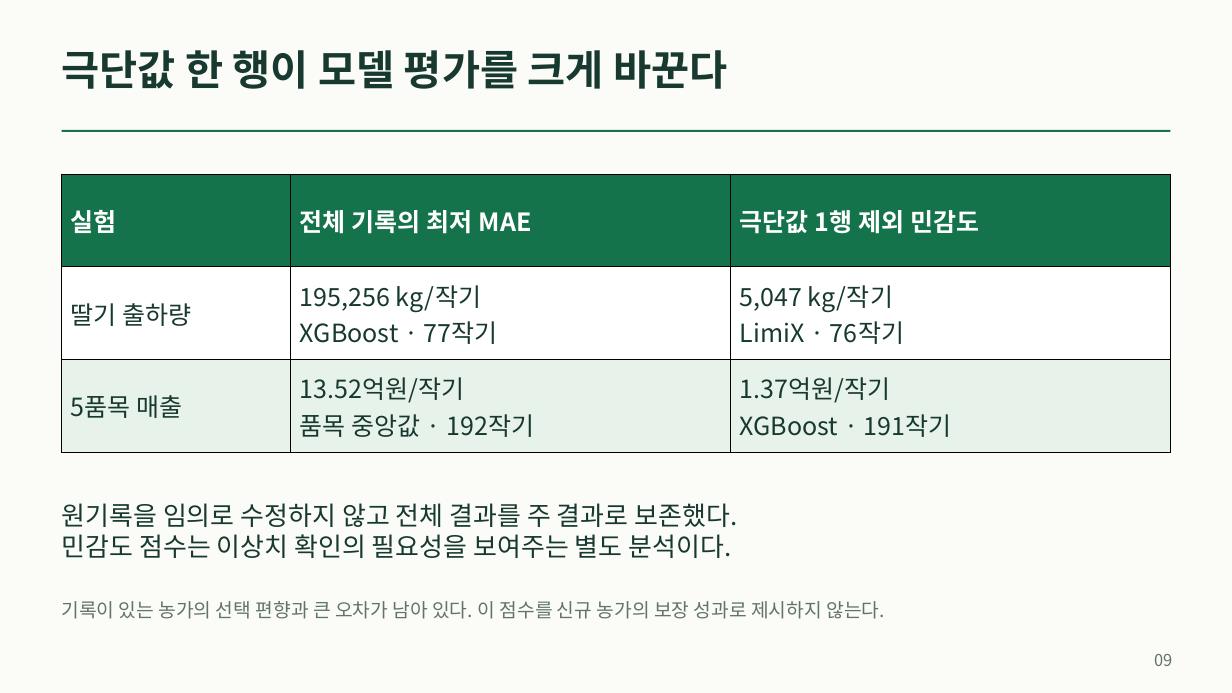
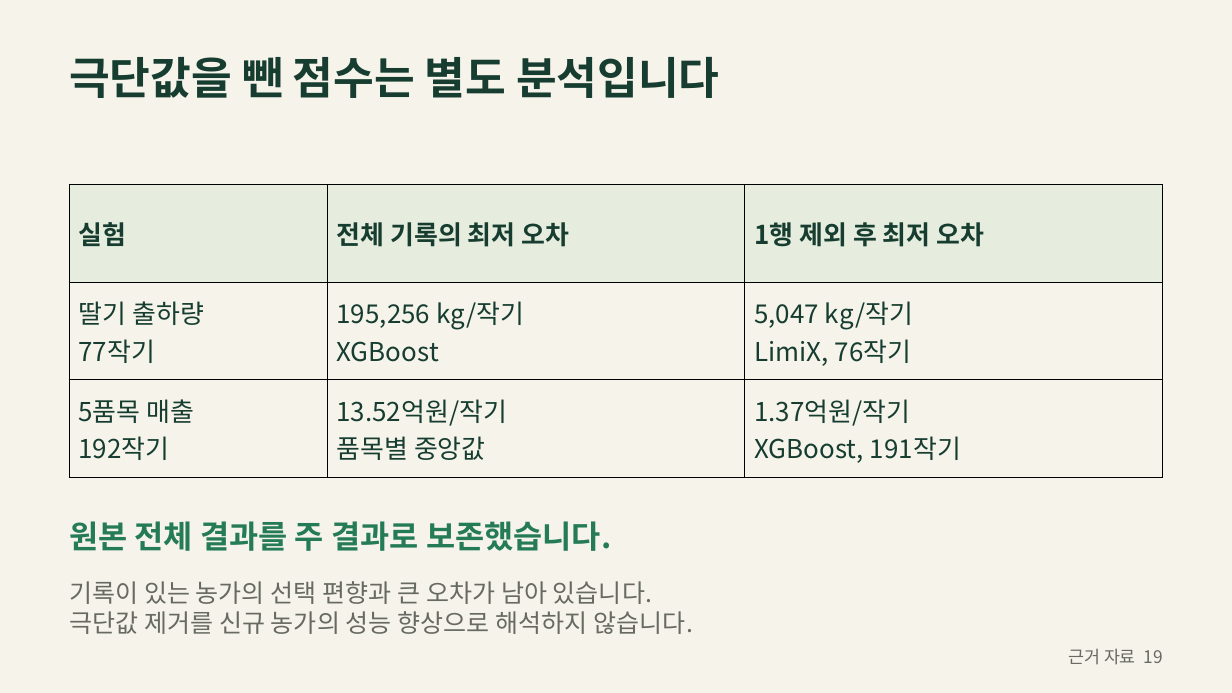
Before and after one commit to jinuk0211/smartfarm-adoption, a slide deck: slide 19 of presentation/smartfarm_proposal.pptx (slide 9 before the commit). Drawn at 1232x693 pixels with LibreOffice and Linux fonts; fonts in the diff are those of the drawing. Boxes give left, top, right and bottom in pixels: in the first picture for what was removed or moved away, otherwise in the second. Text is boxed around its words. In the diff, an @@ line names an element or a change of style, - is before the commit and + after.

```diff
--- a/presentation/smartfarm_proposal.pptx
+++ b/presentation/smartfarm_proposal.pptx
@@ background #FBFCF8 to #F6F3EB @@
@@ text at <box>69,57,719,98</box>: text changed; size 32.2 to 34.5 pt; text colour #17392F to #163D30 @@
-극단값 한 행이 모델 평가를 크게 바꾼다
+극단값을 뺀 점수는 별도 분석입니다
@@ line removed from (62, 131) to (1171, 131) @@
@@ table at <box>69,185,1163,478</box> @@
-row 1, column 2: 전체 기록의 최저 MAE
+row 1, column 2: 전체 기록의 최저 오차
-row 1, column 3: 극단값 1행 제외 민감도
+row 1, column 3: 1행 제외 후 최저 오차
-row 2: 딸기 출하량 | 195,256 kg/작기 / XGBoost · 77작기 | 5,047 kg/작기 / LimiX · 76작기
+row 2: 딸기 출하량 / 77작기 | 195,256 kg/작기 / XGBoost | 5,047 kg/작기 / LimiX, 76작기
-row 3: 5품목 매출 | 13.52억원/작기 / 품목 중앙값 · 192작기 | 1.37억원/작기 / XGBoost · 191작기
+row 3: 5품목 매출 / 192작기 | 13.52억원/작기 / 품목별 중앙값 | 1.37억원/작기 / XGBoost, 191작기
@@ fill #15734C to #E6EDDE in row 1 @@
@@ fill #FFFFFF to #F6F3EB in row 2 @@
@@ fill #E7F2EB to #F6F3EB in row 3 @@
@@ size 19.5 to 20.2 pt, text colour #FFFFFF to #163D30 in "실험" @@
@@ table: place and size @@
-table at <box>62,175,1171,453</box>
+table at <box>69,185,1163,478</box>
@@ text at <box>69,521,612,551</box>: text changed; size 20.2 to 24.8 pt; text colour #17392F to #247B56; bold on @@
-원기록을 임의로 수정하지 않고 전체 결과를 주 결과로 보존했다.
-민감도 점수는 이상치 확인의 필요성을 보여주는 별도 분석이다.
+원본 전체 결과를 주 결과로 보존했습니다.
@@ text at <box>69,581,693,634</box>: text changed; size 15 to 19.5 pt; text colour #62736B to #666A61 @@
-기록이 있는 농가의 선택 편향과 큰 오차가 남아 있다. 이 점수를 신규 농가의 보장 성과로 제시하지 않는다.
+기록이 있는 농가의 선택 편향과 큰 오차가 남아 있습니다.
+극단값 제거를 신규 농가의 성능 향상으로 해석하지 않습니다.
@@ text added at <box>1068,648,1163,665</box>, 13.5 pt, text #666A61 @@
+근거 자료 19
@@ text removed at <box>1154,654,1172,666</box> @@
-09
```
Also in this commit, not shown: 2 other slides changed, 25 slides added, 17 slides removed, 13 other files.
